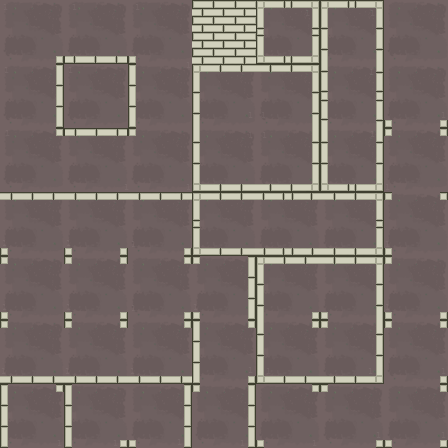
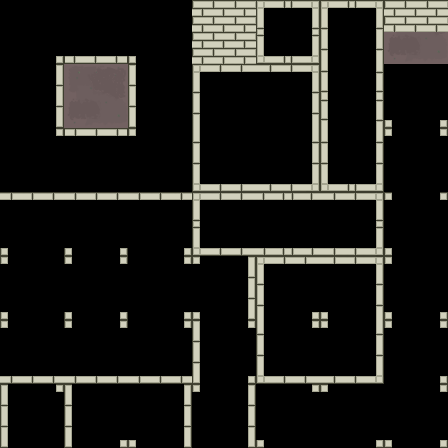
Comparing the layer stacks of the two 448x448 images. Changes:
painted on "caves.png" over [384, 0, 448, 32]
renamed "1" to "watermark", moved it into group "floor-1", painted on it over [1, 4, 446, 446]
renamed "floor-1" to "background", moved it into group "floor-1" over [0, 0, 448, 448]
added layer "semi" above "ground" over [64, 0, 448, 128]
hid "ground" over [0, 0, 448, 448]
showed "back" over [0, 0, 448, 448]
